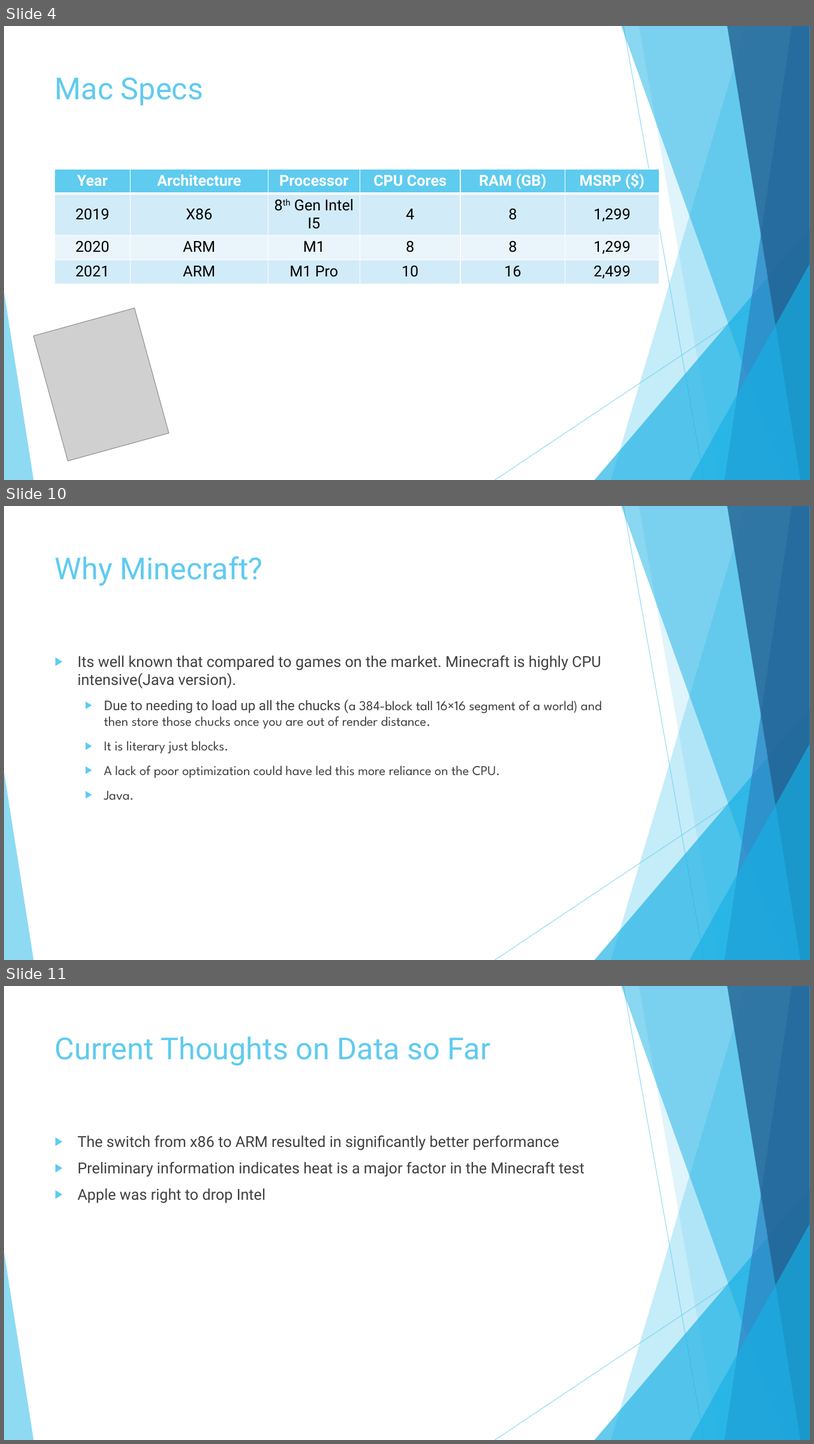
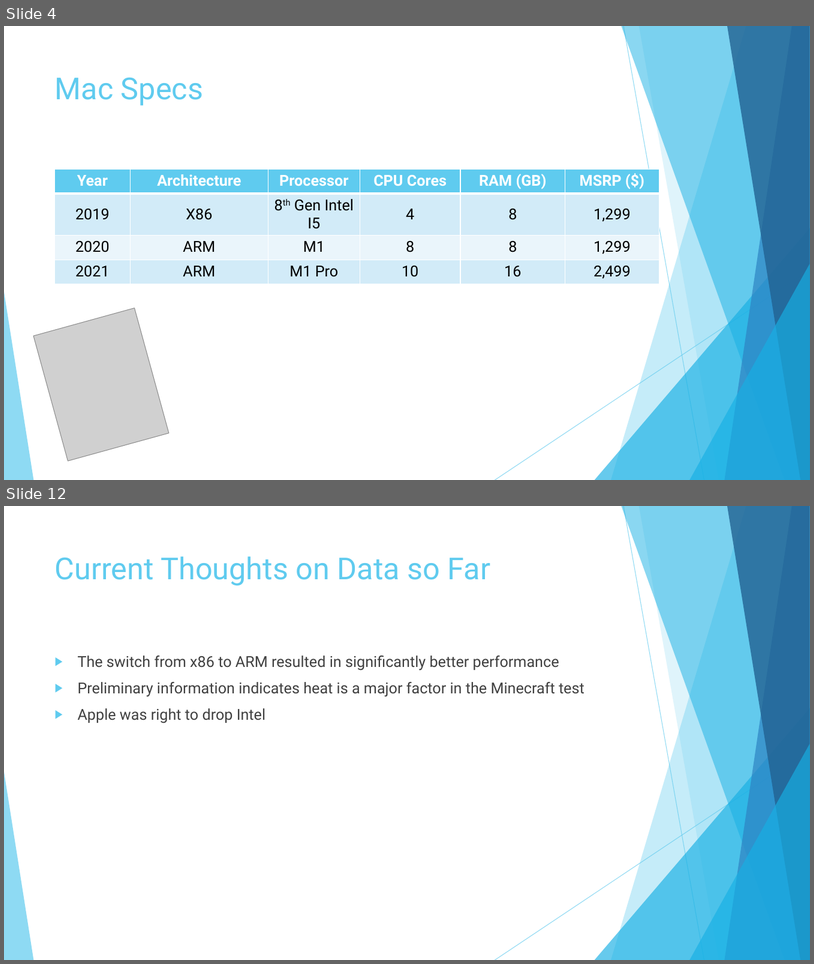
Before and after one commit to Cnh1116/Computer-Architecture-Project, a slide deck: Project Presentation.pptx. Shown one above the other, each under a label of ours: slides 4, 10 and 11 before the commit, slides 4 and 12 after it; the slides between them are not shown. The pictures are 814x1444 and 814x964 pixels, drawn with LibreOffice and Linux fonts; fonts in the diff are those of the drawing; grey boxes stand for pictures. Boxes give left, top, right and bottom in pixels: in the first picture for what was removed or moved away, otherwise in the second. Text is boxed around its words. In the diff, an @@ line names an element or a change of style, - is before the commit and + after.

```diff
--- a/Project Presentation.pptx
+++ b/Project Presentation.pptx
@@ slide 10 removed at [4,506,810,960], background #FFFFFF; not listed: 10 template elements that a slide beside it also shows @@
@@ title removed at [55,556,263,586] @@
-Why Minecraft?
@@ text removed at [78,655,602,800] @@
-▶ Its well known that compared to games on the market. Minecraft is highly CPU intensive(Java version).
-  ▶ Due to needing to load up all the chucks (a 384-block tall 16×16 segment of a world) and then store those chucks once you are out of render distance.
-  ▶ It is literary just blocks.
-  ▶ A lack of poor optimization could have led this more reliance on the CPU.
-  ▶ Java.
@@ what was slide 11 is now slide 12 @@
```
Also in this commit, not shown: 7 slides changed, 2 slides added.
